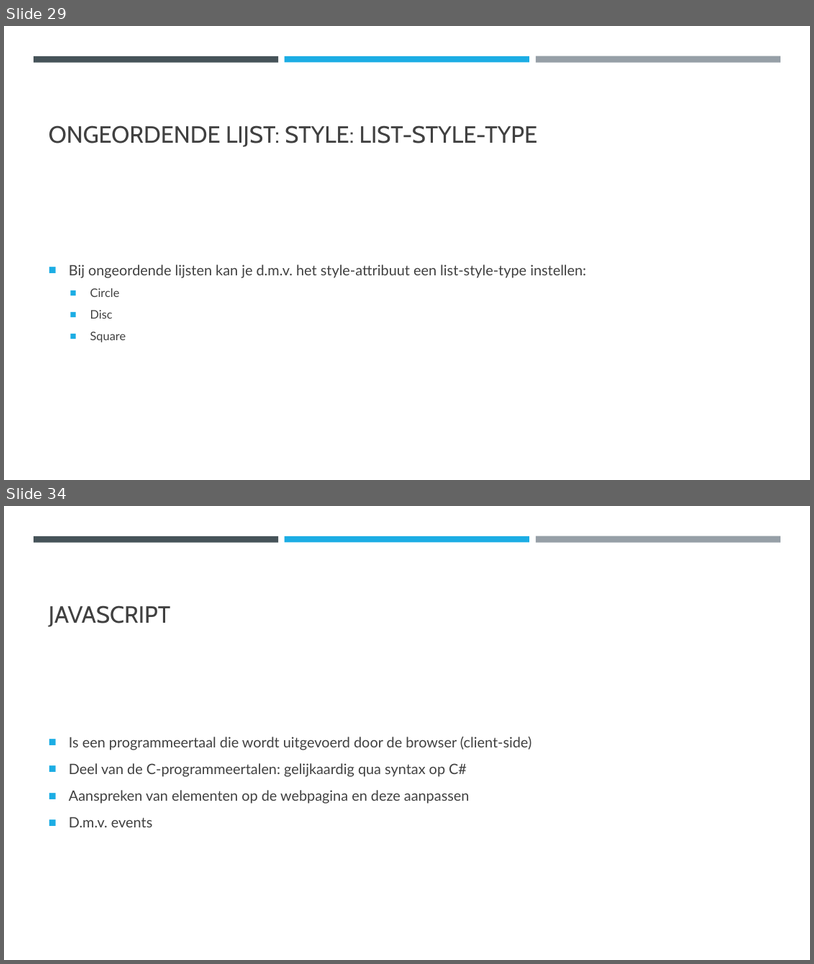
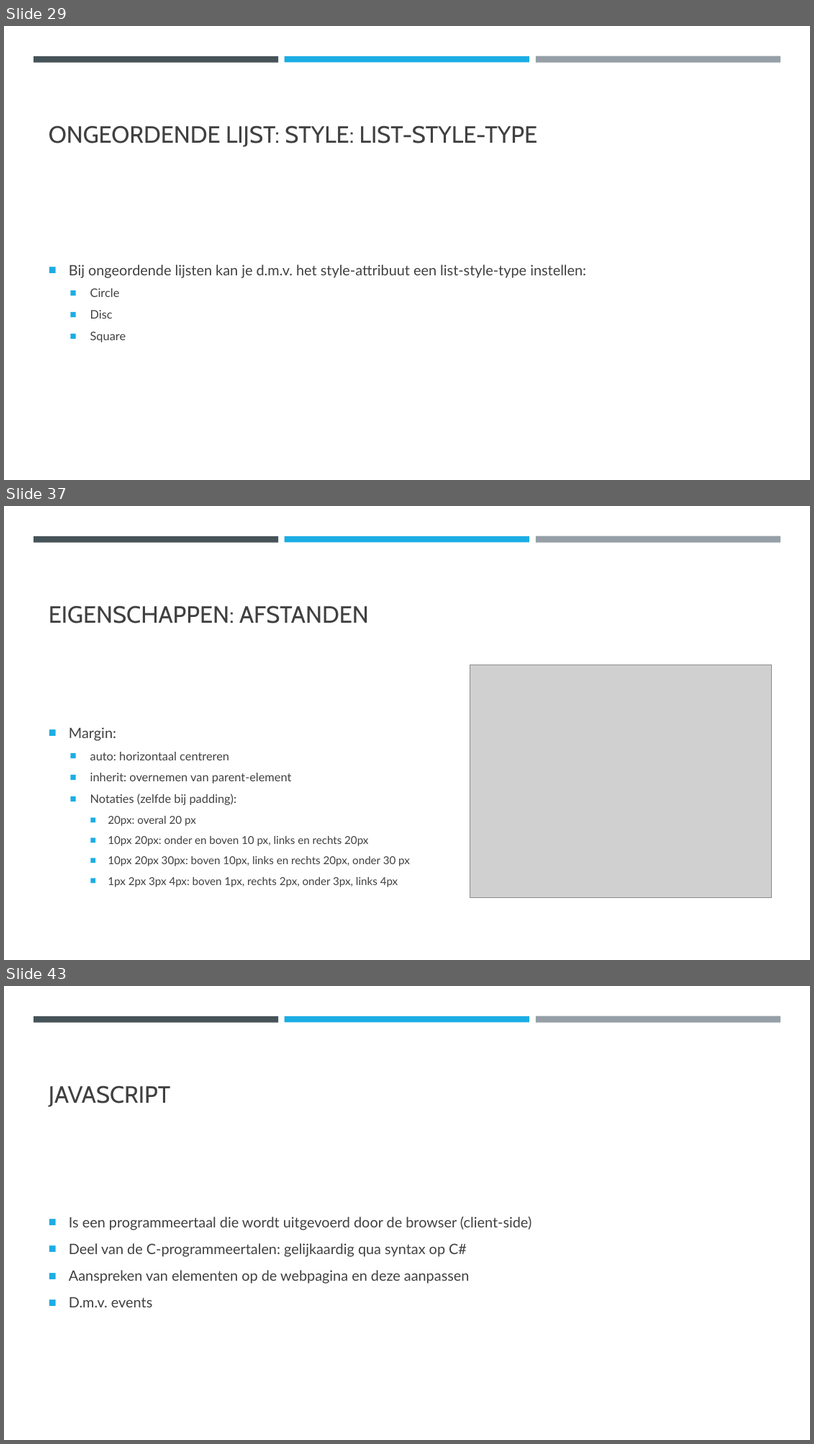
Before and after one commit to DhrLeroy/Webdesign, a slide deck: Webdesign.pptx. Shown one above the other, each under a label of ours: slides 29 and 34 before the commit, slides 29, 37 and 43 after it; the slides between them are not shown. The pictures are 814x964 and 814x1444 pixels, drawn with LibreOffice and Linux fonts; fonts in the diff are those of the drawing; grey boxes stand for pictures. Boxes give left, top, right and bottom in pixels: in the first picture for what was removed or moved away, otherwise in the second. Text is boxed around its words. In the diff, an @@ line names an element or a change of style, - is before the commit and + after.

```diff
--- a/Webdesign.pptx
+++ b/Webdesign.pptx
@@ slide 37 added at box(4, 506, 810, 960), background #FFFFFF; not listed: 3 template elements that a slide beside it also shows @@
@@ title added at box(49, 605, 369, 623), 28 pt, text #404040 @@
+EIGENSCHAPPEN: AFSTANDEN
@@ picture added at box(471, 664, 772, 898) @@
@@ text added at box(69, 727, 410, 887), 13 pt, text #404040 @@
+■ Margin:
+  ■ auto: horizontaal centreren
+  ■ inherit: overnemen van parent-element
+  ■ Notaties (zelfde bij padding):
+    ■ 20px: overal 20 px
+    ■ 10px 20px: onder en boven 10 px, links en rechts 20px
+    ■ 10px 20px 30px: boven 10px, links en rechts 20px, onder 30 px
+    ■ 1px 2px 3px 4px: boven 1px, rechts 2px, onder 3px, links 4px
@@ what was slide 34 is now slide 43 @@
```
Also in this commit, not shown: 8 slides changed, 10 other slides added, 4 other files.
